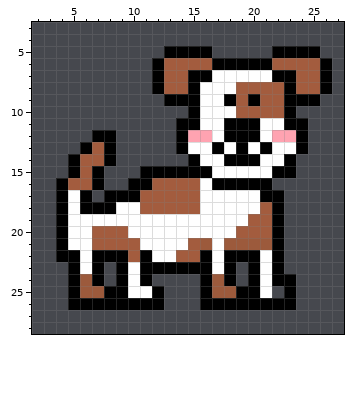
Pixel-art sprite: Assets/Sprites/HappyDogRun2.png. Above, as it was before the edit.
The file is 32x32 pixels. Shown: x 2..27, y 3..28.
And afterwards:
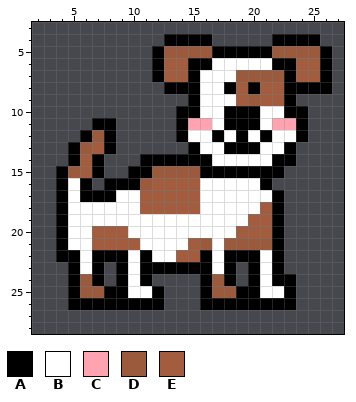
Palette (. is transparent): A #000000  B #ffffff  C #ffa3b1  D #9c5a3c  E #a35c3e
From old to new:
y 4: x 13..16 .... -> AAAA; x 22..25 .... -> AAAA
y 5: x 12..26 .AAAA.....AAAA. -> ADDDDAAAAADDDDA
y 6: x 15..23 EEAAAAAEE -> AABBBBBAA
y 7: x 16 A -> B; x 19..22 BBBA -> DDDD
y 8: x 12..14 AEE -> .AA; x 18 B -> A; x 20 E -> A; x 24..25 EE -> AA
y 9: x 13..14 AA -> ..; x 18 A -> B; x 20 A -> D; x 24..25 AA -> ..
y 10: x 14 . -> A; x 18..22 BEEEE -> AAABB; x 24 . -> A
y 11: x 7..8 .. -> AA; x 15..16 AB -> CC; x 22..23 BA -> CC
y 12: x 6..7 .A -> AD; x 15..18 CCBA -> BBAB; x 20..23 ABCC -> BABB
y 13: x 5..6 .A -> AD; x 14..15 AB -> .A; x 17..18 AB -> BA; x 20..21 BA -> AB; x 23..24 BA -> A.
y 14: x 7..8 EA -> A.; x 11..14 .... -> AAAA; x 16 B -> A; x 18..20 AAA -> BBB; x 22 B -> A
y 15: x 4..5 .A -> AD; x 10 . -> A; x 12..15 AAAA -> DDDD; x 17..21 BBBBB -> AAAAA; x 23 A -> .
y 16: x 5..9 EEA.. -> BA.AA; x 11 A -> D; x 17..20 AAAA -> BBBB
y 17: x 7 . -> A; x 9..10 AA -> BB; x 21 A -> B
y 18: x 6..8 AAA -> BBB
y 22: x 10 E -> B
y 25: x 22 . -> B
